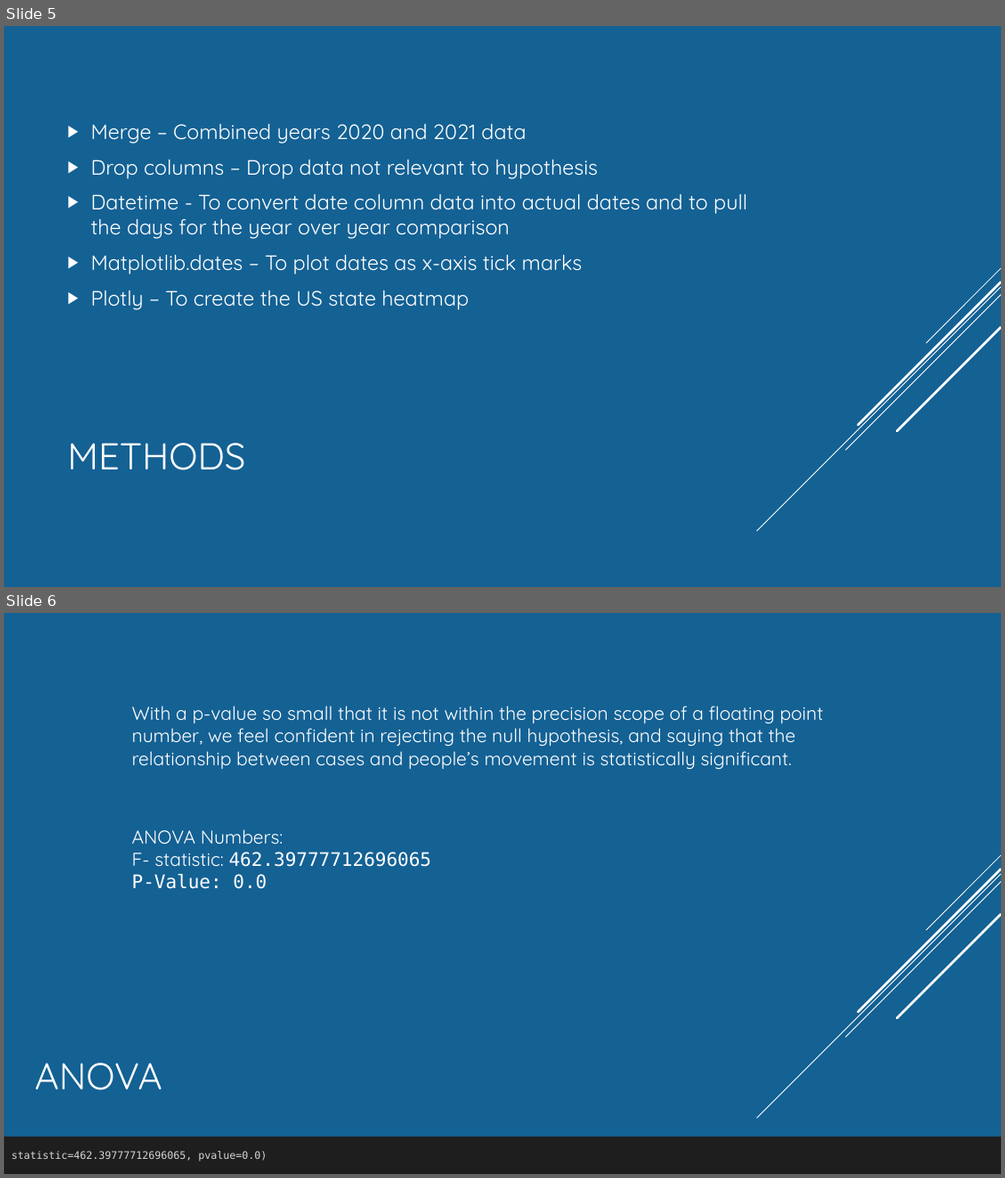
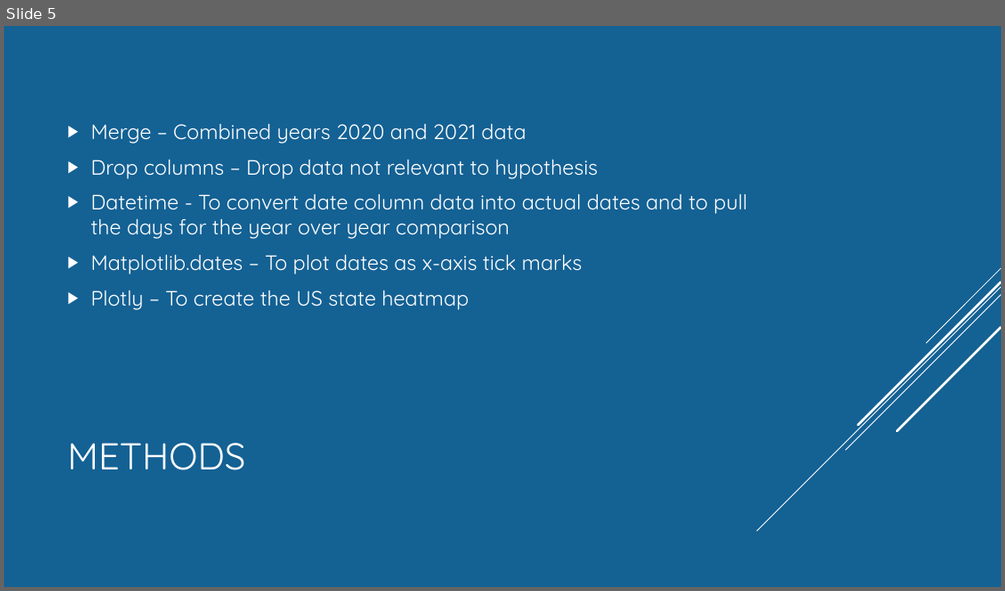
Before and after one commit to Munseaux/Pandemic-Movement, a slide deck: presentation.pptx. Shown one above the other, each under a label of ours: slides 5 and 6 before the commit, slide 5 after it. The pictures are 1005x1178 and 1005x591 pixels, drawn with LibreOffice and Linux fonts; fonts in the diff are those of the drawing. Boxes give left, top, right and bottom in pixels: in the first picture for what was removed or moved away, otherwise in the second. Text is boxed around its words. In the diff, an @@ line names an element or a change of style, - is before the commit and + after.

```diff
--- a/presentation.pptx
+++ b/presentation.pptx
@@ slide 6 removed at (4, 613, 1001, 1174), background #146194; not listed: 5 template elements that a slide beside it also shows @@
@@ text removed at (132, 706, 824, 769) @@
-With a p-value so small that it is not within the precision scope of a floating point number, we feel confident in rejecting the null hypothesis, and saying that the relationship between cases and people’s movement is statistically significant.
@@ text removed at (132, 829, 432, 889) @@
-ANOVA Numbers:
-F- statistic: 462.39777712696065
-P-Value: 0.0
@@ title removed at (35, 1062, 162, 1090) @@
-ANOVA
@@ rectangle removed at (4, 1136, 1001, 1174) @@
-statistic=462.39777712696065, pvalue=0.0)
```
Also in this commit, not shown: 4 slides changed.
